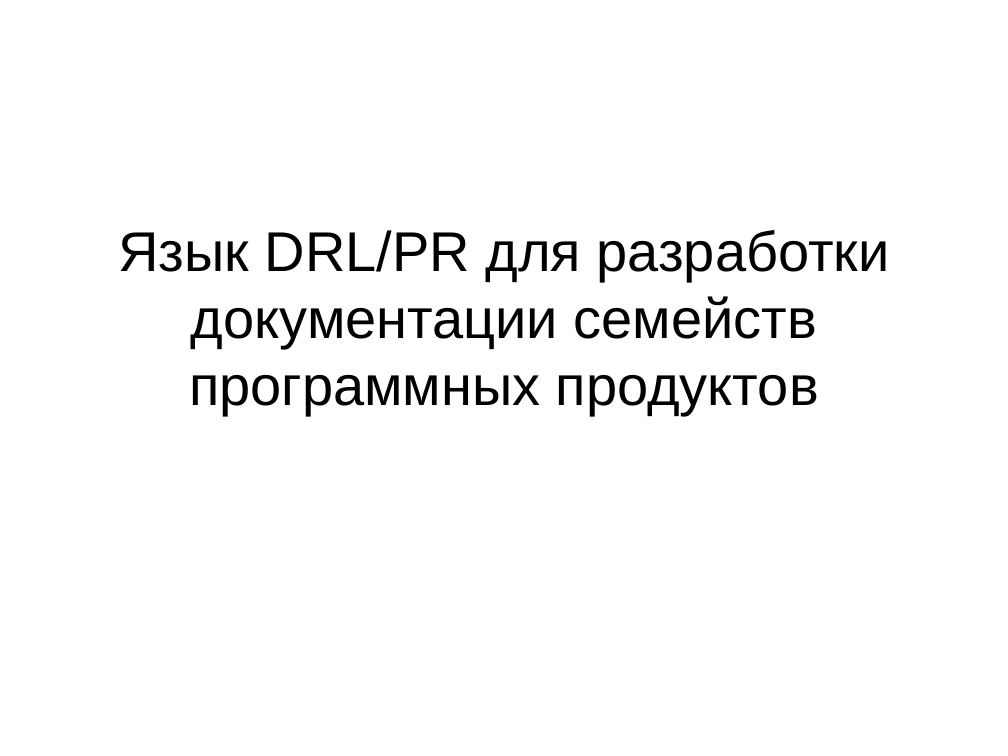
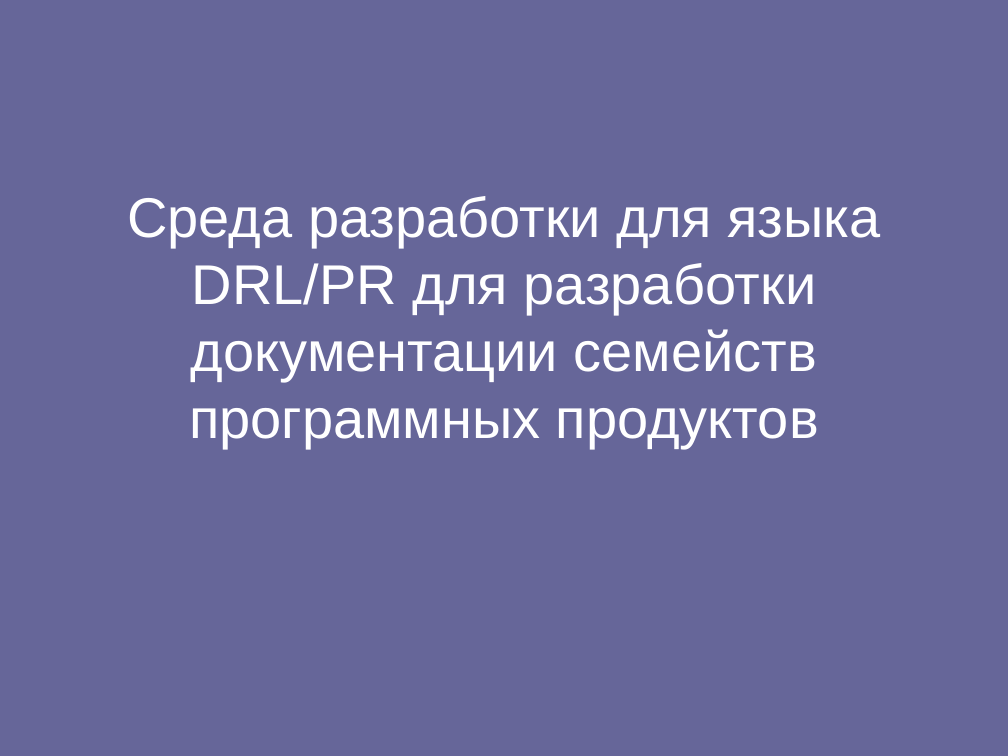
Before and after one commit to spbu-se/pldoctoolkit, a slide deck: slide 1 of stuff/yakovlev/doc/Язык DRL.ppt. Drawn at 1008x756 pixels with LibreOffice and Linux fonts; fonts in the diff are those of the drawing. Boxes give left, top, right and bottom in pixels: in the first picture for what was removed or moved away, otherwise in the second. Text is boxed around its words. In the diff, an @@ line names an element or a change of style, - is before the commit and + after.

Commit message:
Diploma text update new diagrams Presentation update

```diff
--- a/stuff/yakovlev/doc/Язык DRL.ppt
+++ b/stuff/yakovlev/doc/Язык DRL.ppt
@@ background #FFFFFF to #666699 @@
@@ title at (127,196,881,448): text changed; text colour #000000 to #FFFFFF @@
-Язык DRL/PR для разработки документации семейств программных продуктов
+Среда разработки для языка DRL/PR для разработки документации семейств программных продуктов
```
Also in this commit, not shown: 2 other slides changed, 4 slides added, 2 slides removed, 3 other files.
